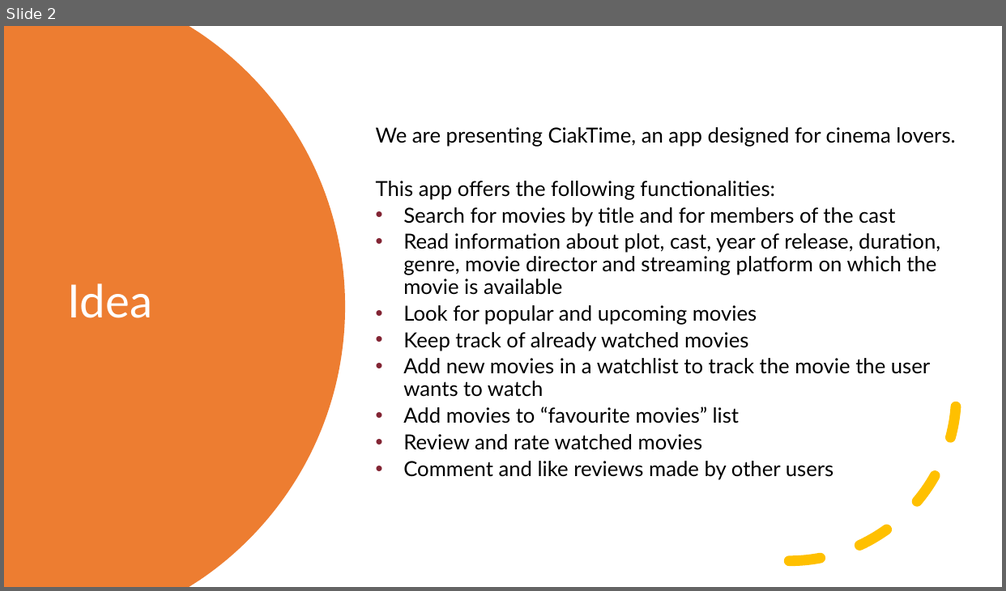
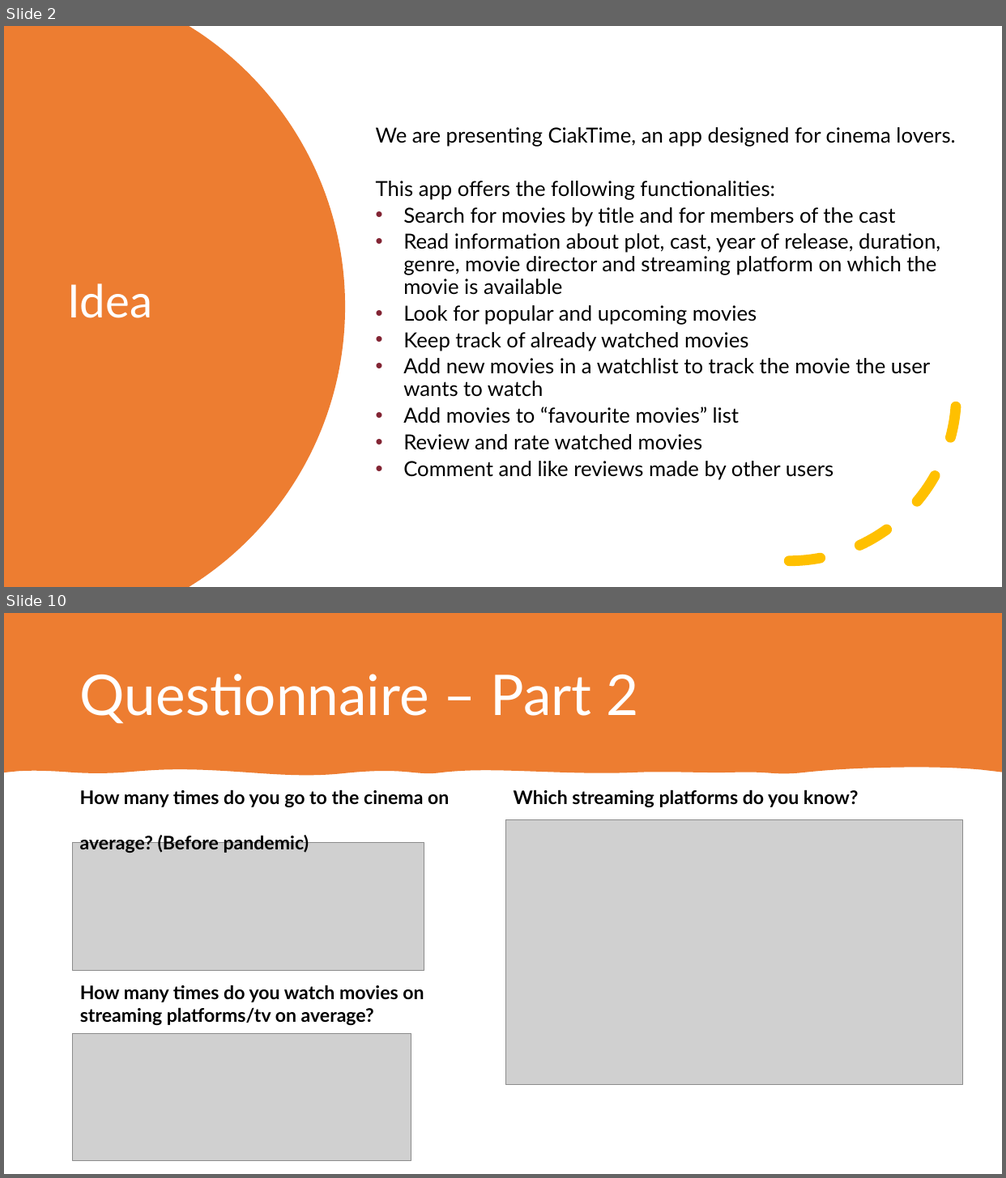
Before and after one commit to mauroficorella/Human-Computer-Interaction, a slide deck: Documentazione/Presentazione HCI.pptx. Shown one above the other, each under a label of ours: slide 2 before the commit, slides 2 and 10 after it; the slides between them are not shown. The pictures are 1006x591 and 1006x1178 pixels, drawn with LibreOffice and Linux fonts; fonts in the diff are those of the drawing; grey boxes stand for pictures. Boxes give left, top, right and bottom in pixels: in the first picture for what was removed or moved away, otherwise in the second. Text is boxed around its words. In the diff, an @@ line names an element or a change of style, - is before the commit and + after.

```diff
--- a/Documentazione/Presentazione HCI.pptx
+++ b/Documentazione/Presentazione HCI.pptx
@@ slide 10 added at <box>4,613,1002,1174</box>, background #FFFFFF @@
@@ freeform shape added at <box>4,613,1002,776</box>, fill #ED7D31 @@
@@ title added at <box>80,674,638,724</box>, 54 pt, text #FFFFFF @@
+Questionnaire – Part 2
@@ text added at <box>80,790,449,853</box>, 18 pt, text #000000, bold @@
+How many times do you go to the cinema on
+average? (Before pandemic)
@@ text added at <box>513,790,859,807</box>, 18 pt, text #000000, bold @@
+Which streaming platforms do you know?
@@ picture added at <box>506,820,964,1085</box> @@
@@ picture added at <box>73,843,424,971</box> @@
@@ text added at <box>80,985,424,1025</box>, 18 pt, text #000000, bold @@
+How many times do you watch movies on
+streaming platforms/tv on average?
@@ picture added at <box>73,1033,411,1161</box> @@
```
Also in this commit, not shown: 3 slides changed, 15 other slides added, 3 other files.
